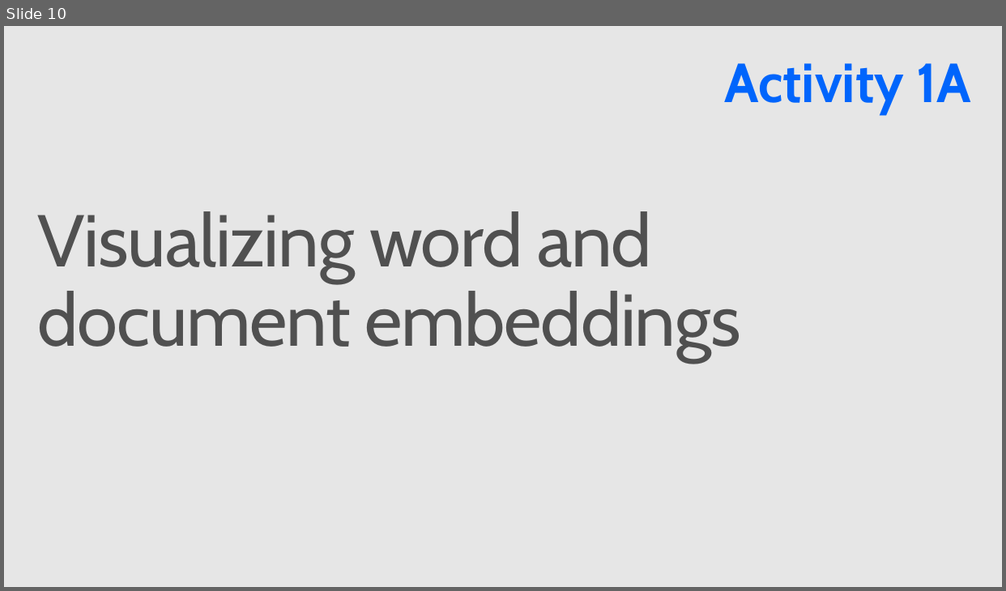
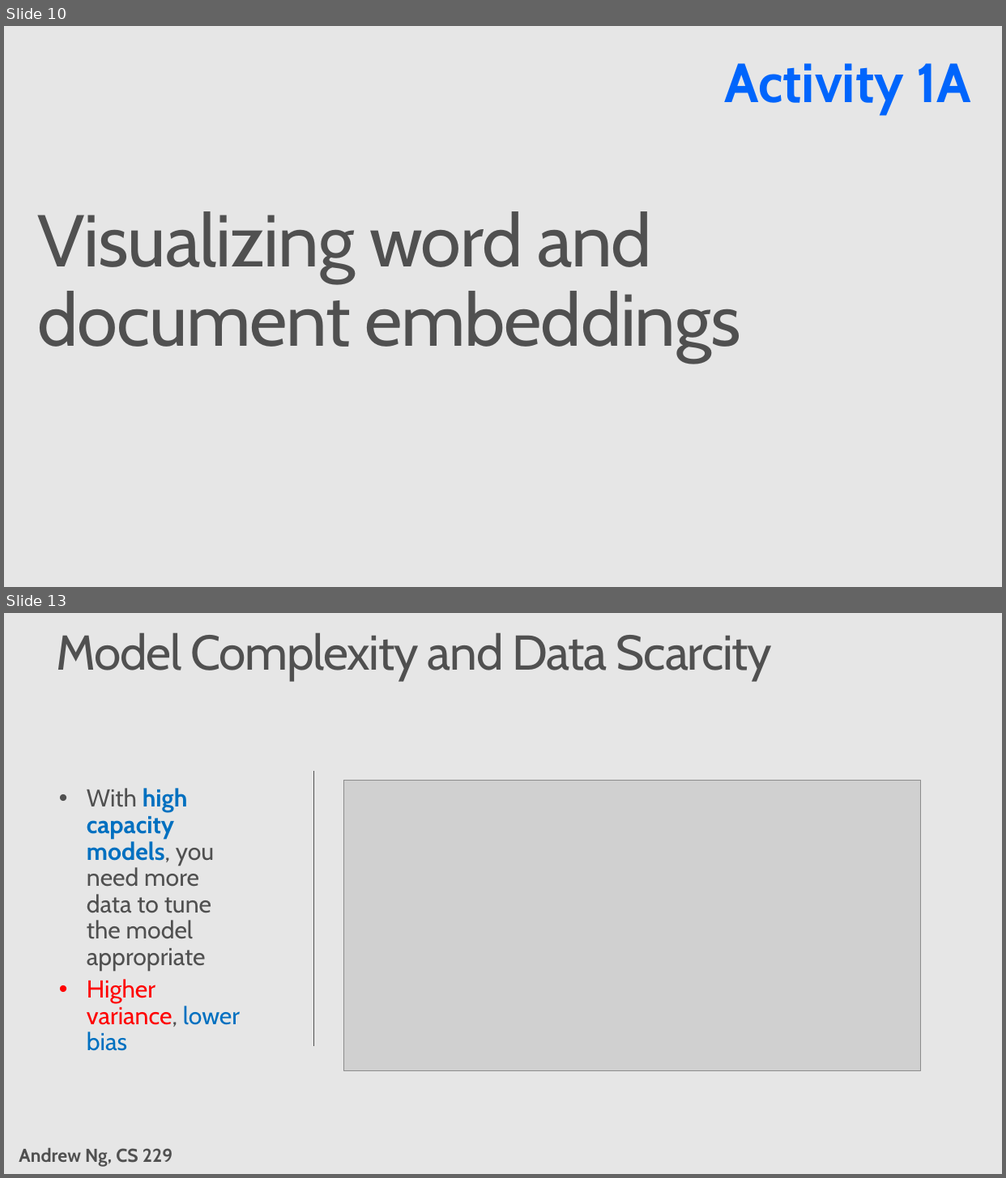
Before and after one commit to Azure/Strata2018, a slide deck: active_learning_workshop.pptx. Shown one above the other, each under a label of ours: slide 10 before the commit, slides 10 and 13 after it; the slides between them are not shown. The pictures are 1006x591 and 1006x1178 pixels, drawn with LibreOffice and Linux fonts; fonts in the diff are those of the drawing; grey boxes stand for pictures; background and template pictures are left out. Boxes give left, top, right and bottom in pixels: in the first picture for what was removed or moved away, otherwise in the second. Text is boxed around its words. In the diff, an @@ line names an element or a change of style, - is before the commit and + after.

```diff
--- a/active_learning_workshop.pptx
+++ b/active_learning_workshop.pptx
@@ slide 13 added at (4,613,1002,1174), background #E6E6E6 @@
@@ title added at (56,632,772,680), 48 pt, text #505050 @@
+Model Complexity and Data Scarcity
@@ line added from (313, 772) to (313, 1046), #505050 0.75 pt @@
@@ picture added at (343,781,920,1071) @@
@@ text added at (87,788,240,1051), 24 pt, text #505050 @@
+• With high capacity models, you need more data to tune the model appropriate
+• Higher variance, lower bias
@@ text added at (19,1148,172,1167), 18.4 pt, text #505050, bold @@
+Andrew Ng, CS 229
```
Also in this commit, not shown: 3 other slides added.
